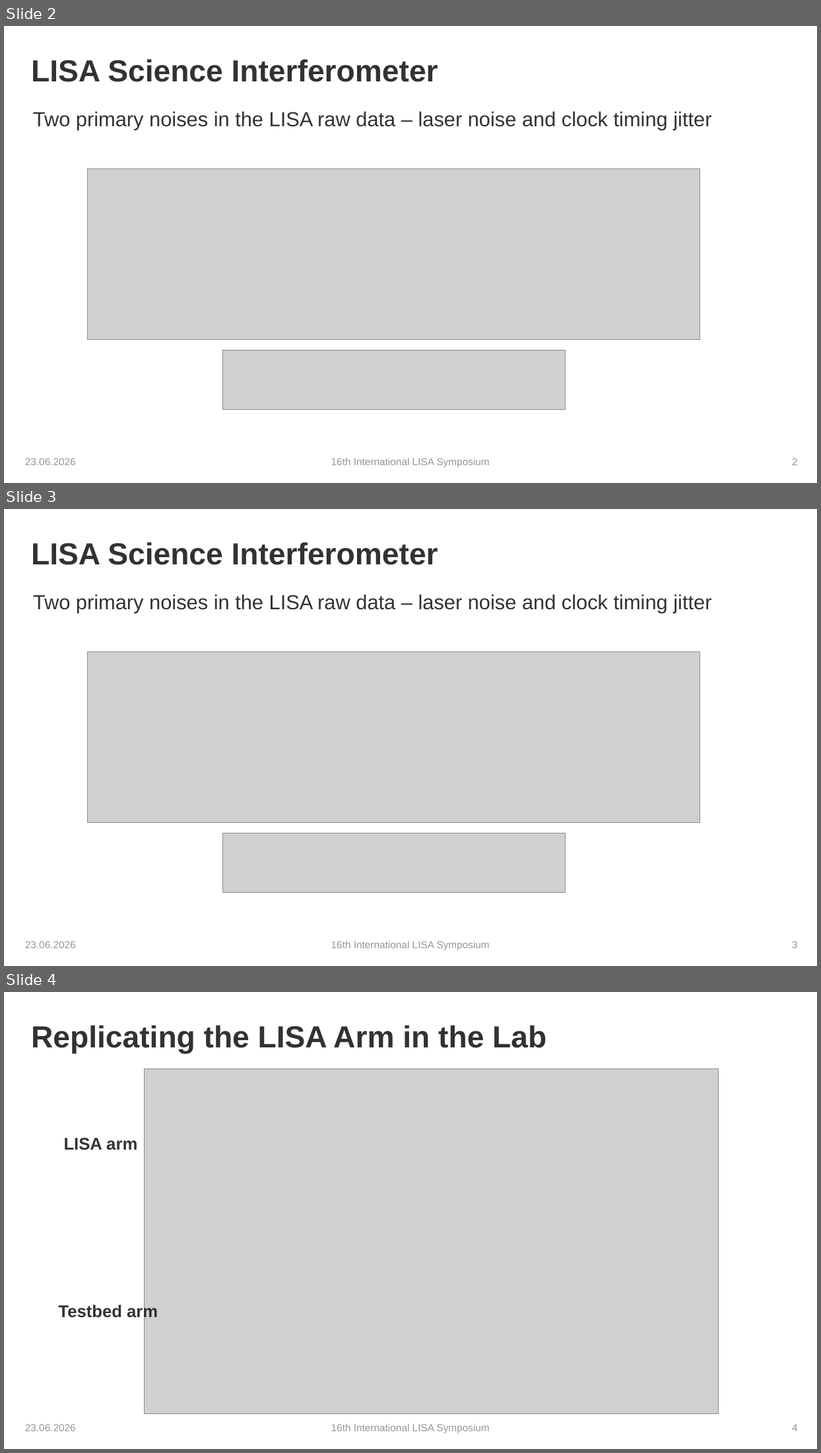
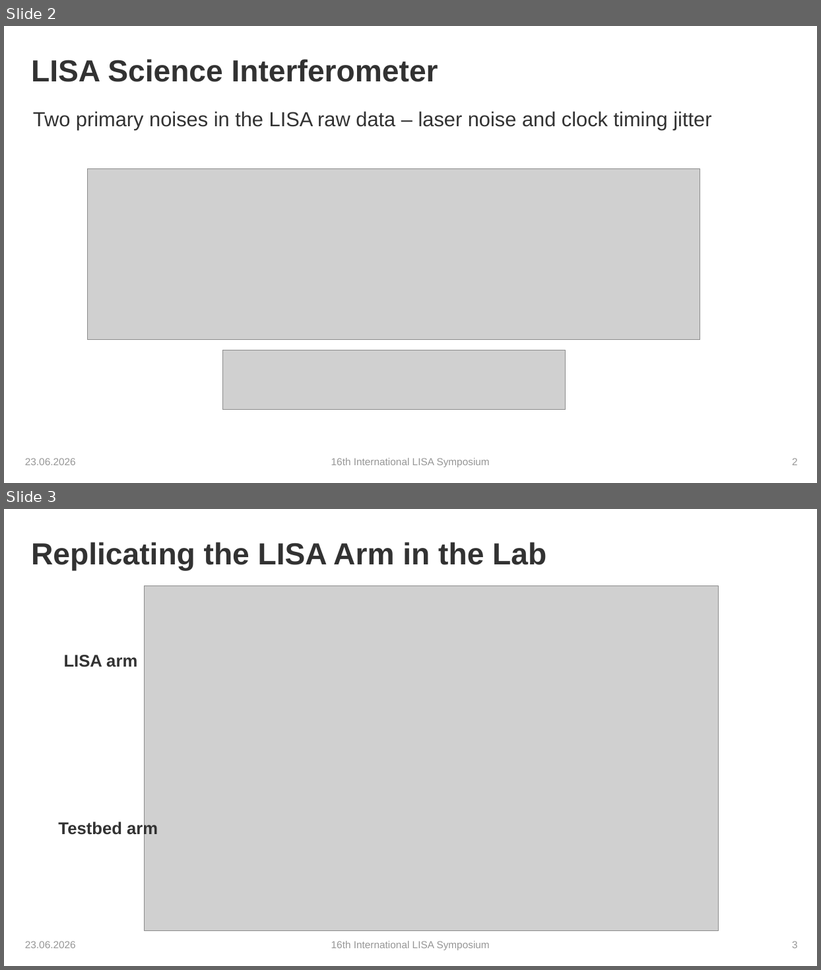
Before and after one commit to karinkruuse/Esitlused, a slide deck: Kruuse_Symposium_2026 - Copy.pptx. Shown one above the other, each under a label of ours: slides 2, 3 and 4 before the commit, slides 2 and 3 after it. The pictures are 821x1453 and 821x970 pixels, drawn with LibreOffice and Linux fonts; fonts in the diff are those of the drawing; grey boxes stand for pictures; background and template pictures are left out. Boxes give left, top, right and bottom in pixels: in the first picture for what was removed or moved away, otherwise in the second. Text is boxed around its words. In the diff, an @@ line names an element or a change of style, - is before the commit and + after.

```diff
--- a/Kruuse_Symposium_2026 - Copy.pptx
+++ b/Kruuse_Symposium_2026 - Copy.pptx
@@ slide 3 removed at bbox=[4, 509, 817, 966], background #FFFFFF @@
@@ title removed at bbox=[31, 542, 438, 565] @@
-LISA Science Interferometer
@@ text removed at bbox=[33, 594, 712, 613] @@
-Two primary noises in the LISA raw data – laser noise and clock timing jitter
@@ picture removed at bbox=[88, 652, 700, 823] @@
@@ picture removed at bbox=[223, 834, 565, 892] @@
@@ text removed at bbox=[25, 941, 76, 949] @@
-23.06.2026
@@ text removed at bbox=[331, 941, 490, 951] @@
-16th International LISA Symposium
@@ page number removed at bbox=[792, 941, 798, 949] @@
-3
@@ what was slide 4 is now slide 3 @@
@@ page number at bbox=[792, 941, 798, 949]: text changed @@
-4
+3
```
Also in this commit, not shown: 11 slides changed, 1 other slide removed.
